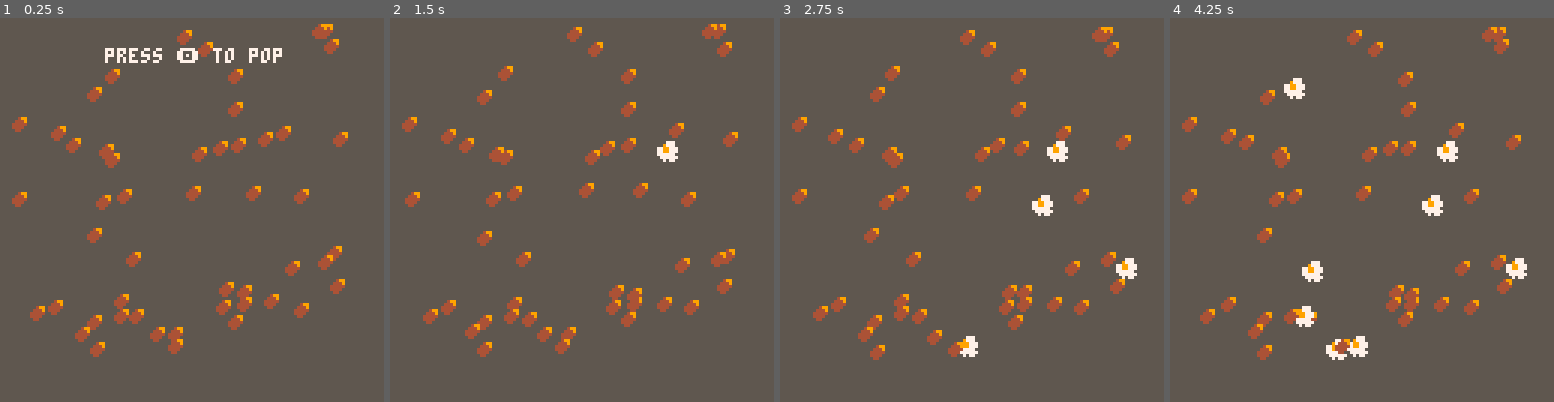
Above: before the commit, frames 1-4 (left to right).
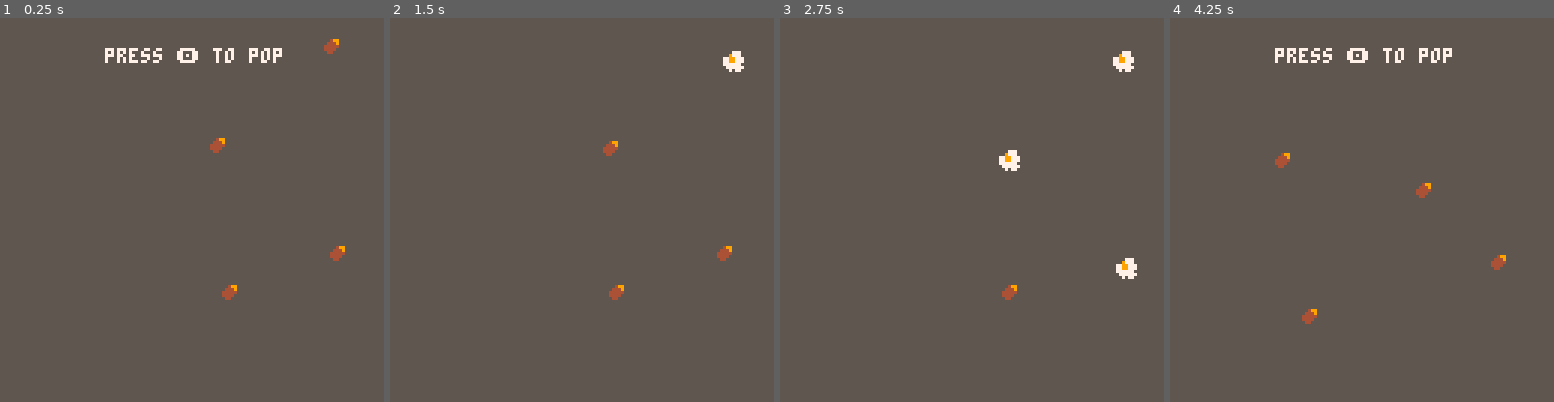
Above: after the commit, the same moments.

Repository: thoughtlesslabs/popper
Game: PICO-8 cartridge popper.p8
The game is run twice, just before and just after one commit, with the same random seed, the same clock (stepped at 60 frames per second) and the same inputs.
Inputs:
- Up to frame 1 (0.25 s): no input
- Up to frame 2 (1.5 s): tap X (X key) at 0.33, 1.07 s; tap O (Z key) at 0.7 s
- Up to frame 3 (2.75 s): tap O (Z key) at 1.7, 2.1, 2.5 s; tap X (X key) at 1.85 s
- Up to frame 4 (4.25 s): tap O (Z key) every 0.4 s from 2.9 to 4.1 s; tap X (X key) at 2.97, 4.08 s; hold Left 3.08-3.58 s

The runs differ from the first frame. In frame 1, 5.2% of the frame differs, in the area x 3-91%, y 1-89%; in frame 2, 5.5%; in frame 3, 5.9%; in frame 4, 6.7%, in the area x 3-93%, y 2-90%.

Commit message:
Added basic level functionality to be improved on later

Diff:
--- a/popper.p8
+++ b/popper.p8
@@ -23,7 +23,8 @@
 function updatestart()
 	cls()
 	mode="game"
-	kern()
+	level="ffff"
+	kern(level)
 	pop=false
 	popcount = 0
 	if btnp(4) then
@@ -31,18 +32,30 @@
 	end
 end
 
+--user select kernel count
+function kcount()
+	if btnp(0) then
+		level="ffffff"
+		kern(level)
+	end
+end
+
 --generate popcorn kernels
-function kern()
-		x={}
-		y={}
-		v={}
-  n={}
-		for i=1,50 do
+function kern(lvl)
+	local i,chr
+	x={}
+	y={}
+	v={}
+ n={}
+	for i=1,#lvl do
+		chr=sub(lvl,i,i)
+		if chr=="f" then
 			add(x,flr(mid(1,rnd(110),110)))
 			add(y,flr(mid(1,rnd(110),110)))
 			add(v,true)
 			add(n,i)
 		end
+	end
 end
 
 --kernel jitter
@@ -76,6 +89,7 @@
 	local i
 	cls(5)
 	jitter()
+	kcount()
 	--rectfill(35,35,95,60,4)
 	for i=1,#x do
 		if v[i] then
